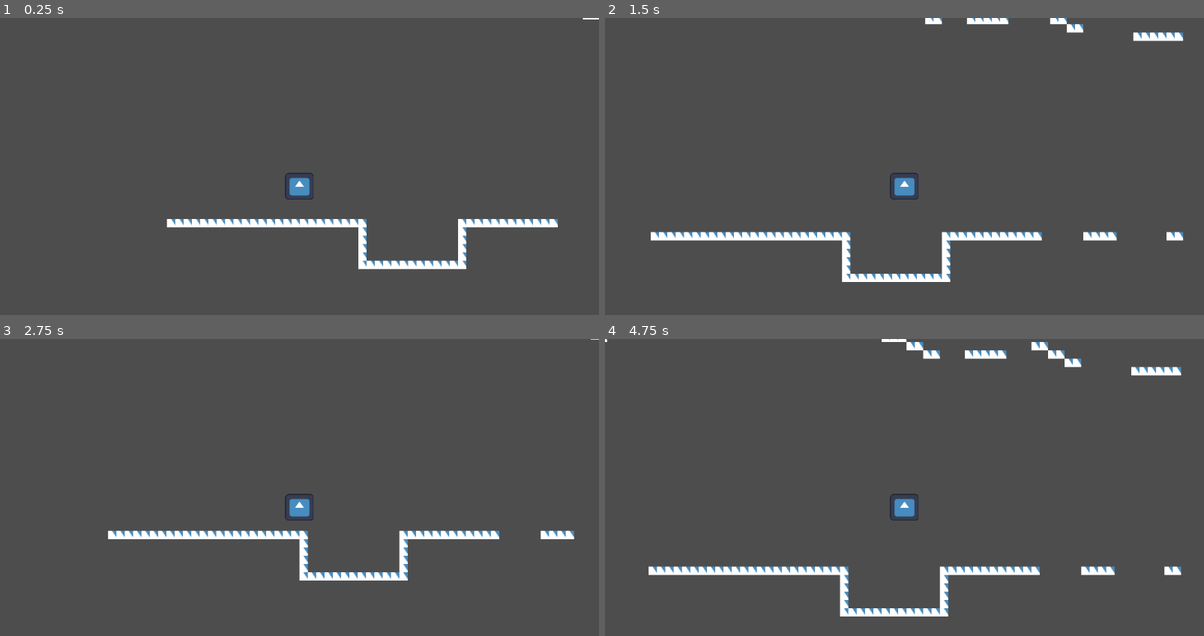
Above: before the commit, frames 1-4 (two rows, left to right).
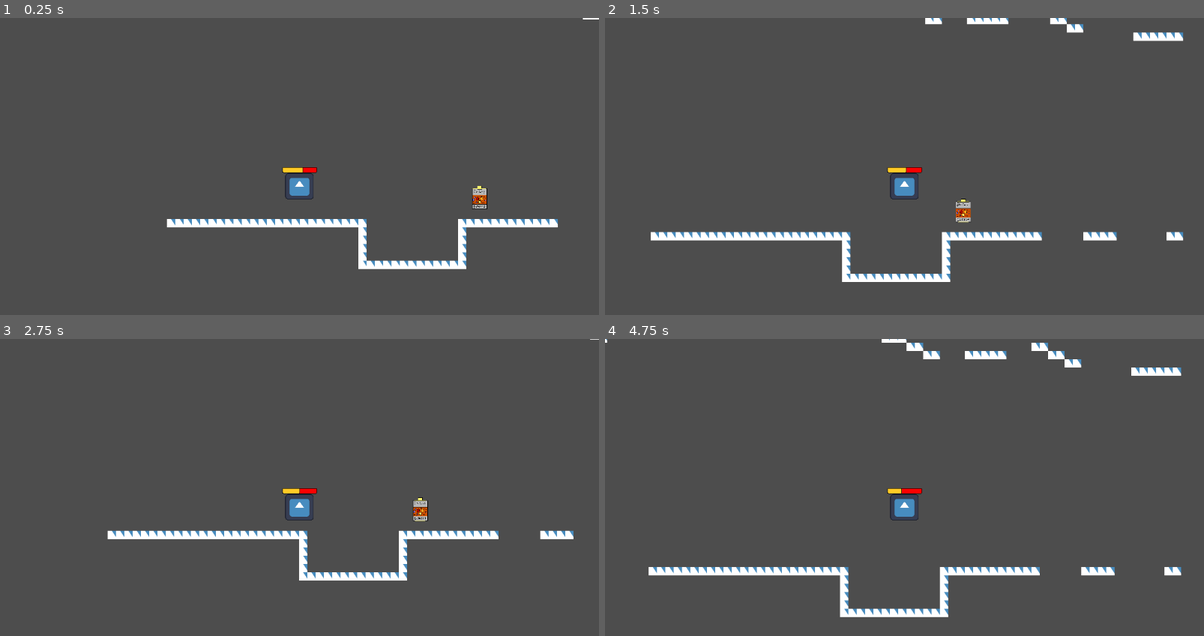
Above: after the commit, the same moments.

Repository: DaqCode/TakeCircuit
Game: Godot game, scene res://scenes/main_game.tscn
Two runs of this game, one before a commit and one after it. Both use one fixed random seed, a clock stepped at 60 frames per second and the inputs below. The engine's default icon, where the game draws it, is replaced by a stand-in: a white triangle on a blue panel in a dark square.
Inputs (mouse positions are in pixels of both pictures, inside the frame that each line leads up to):
- Up to frame 1 (0.25 s): no input
- Up to frame 2 (1.5 s): move the mouse to (1036, 169) at 0.52 s; hold D (right) from 0.53 s (still down); click (1036, 169) at 0.6 s; tap W (up) at 0.77, 0.8, 1.07, 1.35 s; move the mouse to (784, 202) at 1.27 s
- Up to frame 3 (2.75 s): tap W (up) at 1.52, 1.82, 2.3 s; click (179, 523) at 1.55 s; move the mouse to (359, 434) at 2.02 s; release D (right) at 2.03 s; hold A (left) from 2.03 s (still down); click (359, 434) at 2.1 s
- Up to frame 4 (4.75 s): move the mouse to (874, 573) at 2.77 s; release A (left) at 2.78 s; hold D (right) 2.78-4.28 s; click (874, 573) at 2.85 s; tap W (up) at 3.02, 3.32, 3.6, 3.77, 4.07, 4.52 s; move the mouse to (1084, 558) at 3.52 s; move the mouse to (724, 457) at 4.27 s; hold A (left) from 4.28 s (still down); click (724, 457) at 4.35 s

The runs differ from the first frame. In frame 1, 0.5% of the frame differs, in the area x 28-94%, y 50-84%; in frame 2, 0.3%; in frame 3, 0.7%; in frame 4, 0.9%, in the area x 0-97%, y 0-94%.

Commit message:
This is painful
Need to fix the bug with the wait time increasing as the battery is collected.

Diff:
--- a/new-game-project/project.godot
+++ b/new-game-project/project.godot
@@ -52,3 +52,7 @@
 "events": [Object(InputEventMouseButton,"resource_local_to_scene":false,"resource_name":"","device":-1,"window_id":0,"a …(253 unchanged characters)…
 ]
 }
+
+[rendering]
+
+textures/canvas_textures/default_texture_filter=0
--- a/new-game-project/scenes/main_game.tscn
+++ b/new-game-project/scenes/main_game.tscn
@@ -1,7 +1,8 @@
-[gd_scene load_steps=5 format=3 uid="uid://dbo801tl00i4g"]
+[gd_scene load_steps=6 format=3 uid="uid://dbo801tl00i4g"]
 
 [ext_resource type="Texture2D" uid="uid://dtrc2lemhltn1" path="res://icon.svg" id="1_p6qbq"]
 [ext_resource type="PackedScene" uid="uid://bm41tggvbpinh" path="res://scenes/spark.tscn" id="2_l378k"]
+[ext_resource type="PackedScene" uid="uid://y7u2hvpbhrjt" path="res://scenes/pickUps/battery.tscn" id="3_co81r"]
 
 [sub_resource type="TileSetAtlasSource" id="TileSetAtlasSource_ieikm"]
 texture = ExtResource("1_p6qbq")
@@ -146,5 +147,8 @@
 format = 2
 layer_0/tile_data = PackedInt32Array(-262159, 262144, 3, -262158, 262144, 3, -262157, 262144, 3, -262156, 262144, 3, -2 …(3657 unchanged characters)…
 
+[node name="Battery" parent="." instance=ExtResource("3_co81r")]
+position = Vector2(600, 200)
+
 [node name="Spark" parent="." instance=ExtResource("2_l378k")]
 position = Vector2(253.5, 134.5)
--- /dev/null
+++ b/new-game-project/scenes/pickUps/battery.gd
@@ -0,0 +1,5 @@
+extends StaticBody2D
+
+func battery_collected(body: Node2D) -> void:
+    if body.name == "Spark":
+        queue_free()
--- /dev/null
+++ b/new-game-project/scenes/pickUps/battery.tscn
@@ -0,0 +1,23 @@
+[gd_scene load_steps=4 format=3 uid="uid://y7u2hvpbhrjt"]
+
+[ext_resource type="Script" path="res://scenes/pickUps/battery.gd" id="1_3tlj4"]
+[ext_resource type="Texture2D" uid="uid://vn1jua6tyfah" path="res://resources/art/pickUps/battery.png" id="1_k2ejv"]
+
+[sub_resource type="RectangleShape2D" id="RectangleShape2D_7i7pq"]
+size = Vector2(27.875, 44)
+
+[node name="Battery" type="StaticBody2D"]
+script = ExtResource("1_3tlj4")
+
+[node name="BatterySprite" type="Sprite2D" parent="."]
+texture_filter = 1
+scale = Vector2(0.25, 0.25)
+texture = ExtResource("1_k2ejv")
+
+[node name="BatteryCollecting" type="Area2D" parent="." groups=["Pickup"]]
+
+[node name="CollectingRadius" type="CollisionShape2D" parent="BatteryCollecting"]
+position = Vector2(0, 1)
+shape = SubResource("RectangleShape2D_7i7pq")
+
+[connection signal="body_entered" from="BatteryCollecting" to="." method="battery_collected"]
--- a/new-game-project/scenes/spark.tscn
+++ b/new-game-project/scenes/spark.tscn
@@ -14,14 +14,36 @@
 "speed": 5.0
 }]
 
-[sub_resource type="RectangleShape2D" id="RectangleShape2D_3ul5n"]
-size = Vector2(129, 129.5)
-
 [sub_resource type="RectangleShape2D" id="RectangleShape2D_krwr3"]
 size = Vector2(130.327, 130.51)
 
+[sub_resource type="StyleBoxFlat" id="StyleBoxFlat_8xphe"]
+bg_color = Color(0.980392, 0, 0, 1)
+border_width_left = 2
+border_width_top = 2
+border_width_right = 2
+border_width_bottom = 2
+border_color = Color(0, 0, 0, 1)
+corner_radius_top_left = 7
+corner_radius_top_right = 7
+corner_radius_bottom_right = 7
+corner_radius_bottom_left = 7
+anti_aliasing = false
+
+[sub_resource type="StyleBoxFlat" id="StyleBoxFlat_3rbua"]
+bg_color = Color(1, 0.796078, 0.14902, 1)
+border_width_left = 2
+border_width_top = 2
+border_width_right = 2
+border_width_bottom = 2
+border_color = Color(0, 0, 0, 1)
+corner_radius_top_left = 7
+corner_radius_top_right = 7
+corner_radius_bottom_right = 7
+corner_radius_bottom_left = 7
+anti_aliasing = false
+
 [node name="Spark" type="CharacterBody2D"]
-position = Vector2(392, 215)
 scale = Vector2(0.429688, 0.398438)
 script = ExtResource("2_jfskv")
 
@@ -31,11 +53,31 @@
 
 [node name="Camera2D" type="Camera2D" parent="."]
 
-[node name="CollisionShape2D" type="CollisionShape2D" parent="."]
-shape = SubResource("RectangleShape2D_3ul5n")
+[node name="SparkCollision" type="CollisionShape2D" parent="."]
+position = Vector2(0, 0.000244141)
+shape = SubResource("RectangleShape2D_krwr3")
 
-[node name="Area2D" type="Area2D" parent="."]
+[node name="SparkArea" type="Area2D" parent="."]
 
-[node name="CollisionShape2D" type="CollisionShape2D" parent="Area2D"]
+[node name="SparkRadius" type="CollisionShape2D" parent="SparkArea"]
 position = Vector2(0, 0.00012207)
 shape = SubResource("RectangleShape2D_krwr3")
+
+[node name="DeathTimer" type="Timer" parent="."]
+wait_time = 15.0
+one_shot = true
+autostart = true
+
+[node name="DeathProgress" type="ProgressBar" parent="."]
+offset_left = -76.7999
+offset_top = -92.8626
+offset_right = 79.2001
+offset_bottom = -65.8626
+theme_override_styles/background = SubResource("StyleBoxFlat_8xphe")
+theme_override_styles/fill = SubResource("StyleBoxFlat_3rbua")
+max_value = 25.0
+value = 15.0
+allow_greater = true
+show_percentage = false
+
+[connection signal="body_entered" from="SparkArea" to="." method="_on_spark_area_body_entered"]
--- /dev/null
+++ b/new-game-project/scripts/main_game.gd
@@ -0,0 +1,11 @@
+extends Node2D
+
+
+# Called when the node enters the scene tree for the first time.
+func _ready() -> void:
+	pass # Replace with function body.
+
+
+# Called every frame. 'delta' is the elapsed time since the previous frame.
+func _process(delta: float) -> void:
+	pass
--- a/new-game-project/scripts/spark.gd
+++ b/new-game-project/scripts/spark.gd
@@ -1,4 +1,8 @@
 extends CharacterBody2D
+
+#Onready variables
+@onready var deathProgress := $DeathProgress
+@onready var lifeTimer := $DeathTimer
 
 # Constants
 const GRAVITY = 1300.0  # Downward force
@@ -16,59 +20,77 @@
 var can_dash = true
 var is_wall_clinging = false
 
+
 # References
-@onready var sprite = $AnimatedSprite2D
+@onready var sprite := $AnimatedSprite2D
+
+func _ready() -> void:
+	lifeTimer.wait_time = 15
+	lifeTimer.start()
+
 
 func _physics_process(delta):
-    # Gravity
-    if not is_dashing:
-        velocity.y += GRAVITY * delta
+	# Gravity
+	if not is_dashing:
+		velocity.y += GRAVITY * delta
 
-    # Horizontal movement
-    var direction = 0
-    if Input.is_action_pressed("right"):
-        direction += 1
-    if Input.is_action_pressed("left"):
-        direction -= 1
+	# Horizontal movement
+	var direction = 0
+	if Input.is_action_pressed("right"):
+		direction += 1
+	if Input.is_action_pressed("left"):
+		direction -= 1
 
-    # Update velocity based on input
-    if not is_dashing and not is_wall_clinging:
-        velocity.x = direction * MOVE_SPEED
+	# Update velocity based on input
+	if not is_dashing and not is_wall_clinging:
+		velocity.x = direction * MOVE_SPEED
 
-    # Wall sliding
-    if is_on_wall() and not is_on_floor() and velocity.y > 0:
-        is_wall_clinging = true
-        velocity.y = min(velocity.y, WALL_SLIDE_SPEED)
-    else:
-        is_wall_clinging = false
+	# Wall sliding
+	if is_on_wall() and not is_on_floor() and velocity.y > 0:
+		is_wall_clinging = true
+		velocity.y = min(velocity.y, WALL_SLIDE_SPEED)
+	else:
+		is_wall_clinging = false
 
-    # Jumping with coyote time
-    if is_on_floor():
-        coyote_timer = COYOTE_TIME  # Reset coyote timer when on the ground
-    elif coyote_timer > 0:
-        coyote_timer -= delta
+	# Jumping with coyote time
+	if is_on_floor():
+		coyote_timer = COYOTE_TIME  # Reset coyote timer when on the ground
+	elif coyote_timer > 0:
+		coyote_timer -= delta
 
-    if Input.is_action_just_pressed("up") and (coyote_timer > 0 or is_wall_clinging):
-        velocity.y = JUMP_FORCE
-        coyote_timer = 0  # Consume coyote time
-        is_wall_clinging = false
+	if Input.is_action_just_pressed("up") and (coyote_timer > 0 or is_wall_clinging):
+		velocity.y = JUMP_FORCE
+		coyote_timer = 0  # Consume coyote time
+		is_wall_clinging = false
 
-    # Dashing
-    if Input.is_action_just_pressed("dash") and can_dash:
-        is_dashing = true
-        dash_timer = DASH_TIME
-        can_dash = false
-        velocity = Input.get_vector("left", "right", "up", "down").normalized() * DASH_FORCE
+	# Dashing
+	if Input.is_action_just_pressed("dash") and can_dash:
+		is_dashing = true
+		dash_timer = DASH_TIME
+		can_dash = false
+		velocity = Input.get_vector("left", "right", "up", "down").normalized() * DASH_FORCE
 
-    if is_dashing:
-        dash_timer -= delta
-        if dash_timer <= 0:
-            is_dashing = false
+	if is_dashing:
+		dash_timer -= delta
+		if dash_timer <= 0:
+			is_dashing = false
 
-    # Reset dash on landing
-    if is_on_floor() and not is_dashing:
-        await get_tree().create_timer(5.0)
-        can_dash = true
+	# Reset dash on landing
+	if is_on_floor() and not is_dashing:
+		can_dash = true
 
-    # Apply velocity
-    move_and_slide()
+	# Apply velocity
+	move_and_slide()
+
+func _process(_delta: float) -> void:
+	deathProgress.value = lifeTimer.time_left
+
+func _on_spark_area_body_entered(body: Object) -> void:
+	if body.name != "Spark":
+		print(body.name)
+		print(body.get_class())  # Print the class of the body object
+
+		if body.name == "Battery":
+			print("Increasing life force")
+			lifeTimer.wait_time += 5
+			body.queue_free()  # Remove the battery collecting area
Binary file added: new-game-project/resources/art/pickUps/battery.png
Not shown, added: new-game-project/resources/art/pickUps/battery.png.import
Not shown: 1 places in new-game-project/scenes/spark.tscn that only renumber resources
